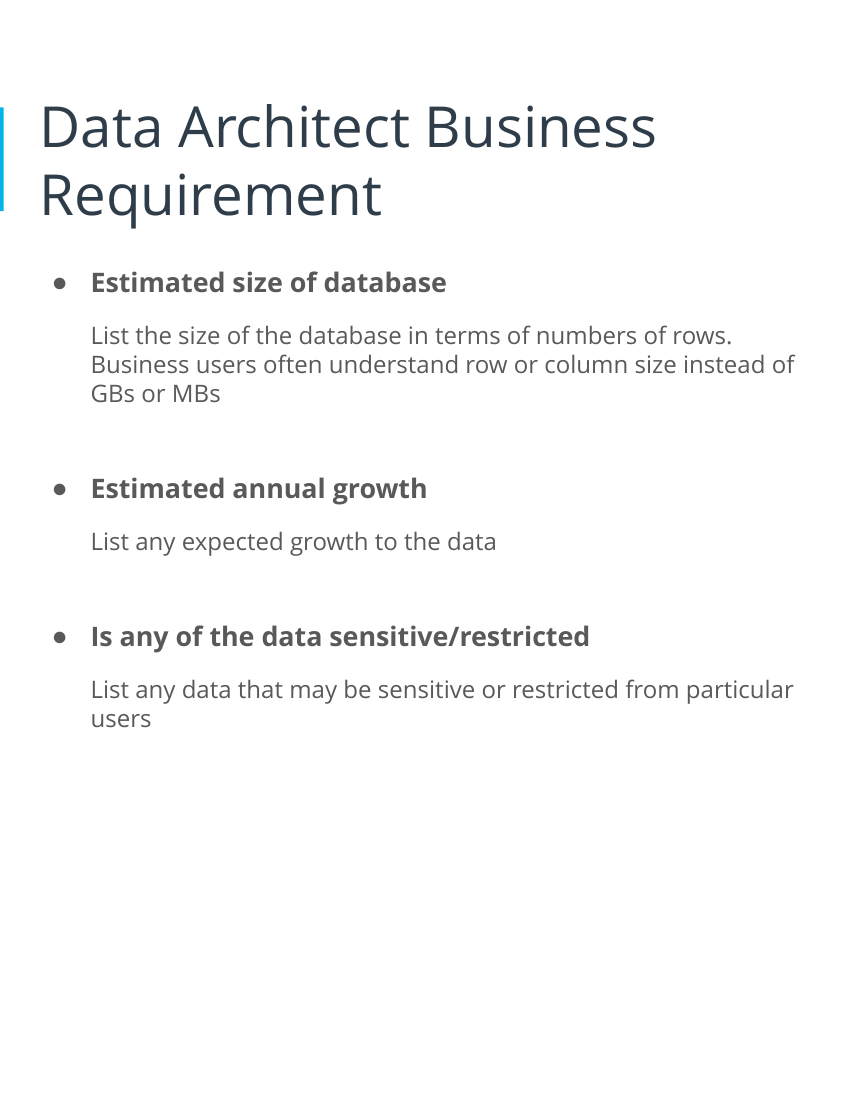
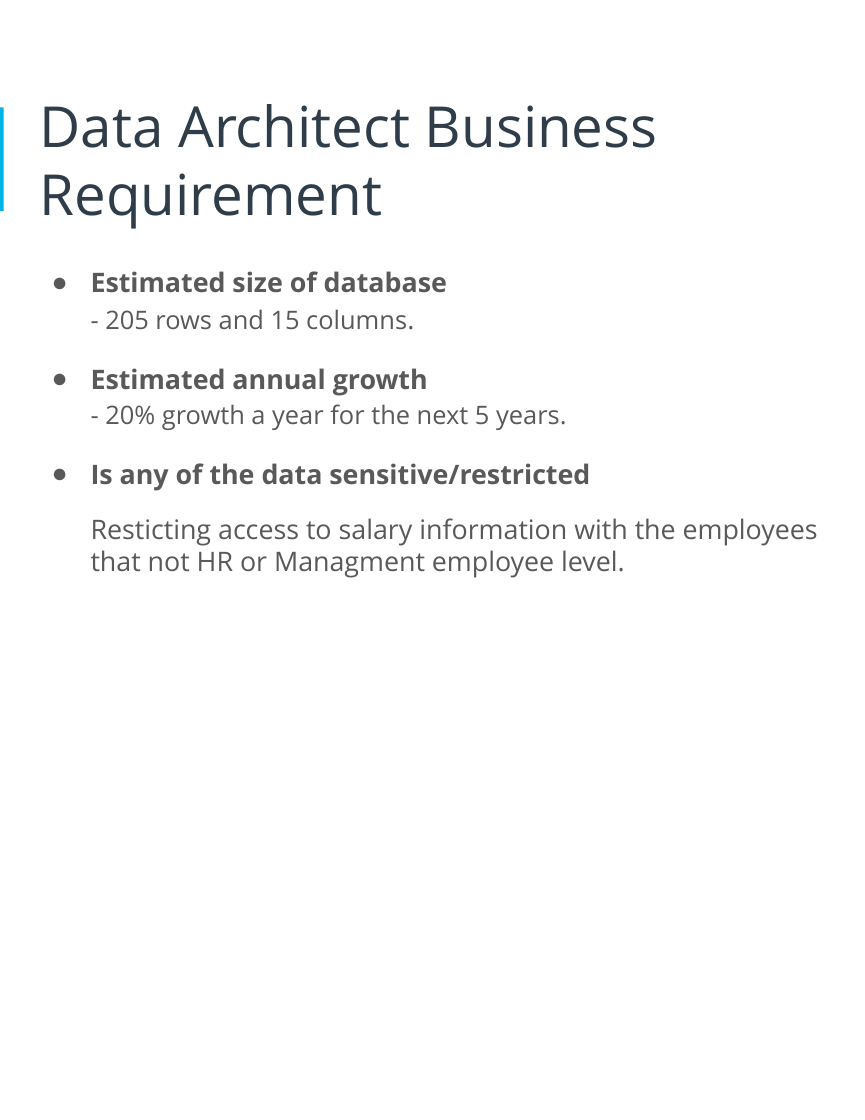
Before and after one commit to fuongcao/udacity-data-achitect, a slide deck: slide 7 of 1- Designing an HR Database/proposal.pptx. Drawn at 865x1120 pixels with LibreOffice and Linux fonts; fonts in the diff are those of the drawing. Boxes give left, top, right and bottom in pixels: in the first picture for what was removed or moved away, otherwise in the second. Text is boxed around its words. In the diff, an @@ line names an element or a change of style, - is before the commit and + after.

```diff
--- a/1- Designing an HR Database/proposal.pptx
+++ b/1- Designing an HR Database/proposal.pptx
@@ text at (105,309,407,329): text changed; size 17 to 18 pt @@
-List the size of the database in terms of numbers of rows. Business users often understand row or column size instead of GBs or MBs
+- 205 rows and 15 columns.
@@ text at (105,404,566,430): text changed; size 17 to 18 pt @@
-List any expected growth to the data
+- 20% growth a year for the next 5 years.
@@ text at (91,518,818,578): text changed; size 17 to 19 pt @@
-List any data that may be sensitive or restricted from particular users
+Resticting access to salary information with the employees that not HR or Managment employee level.
```
Also in this commit, not shown: 3 other slides changed.
